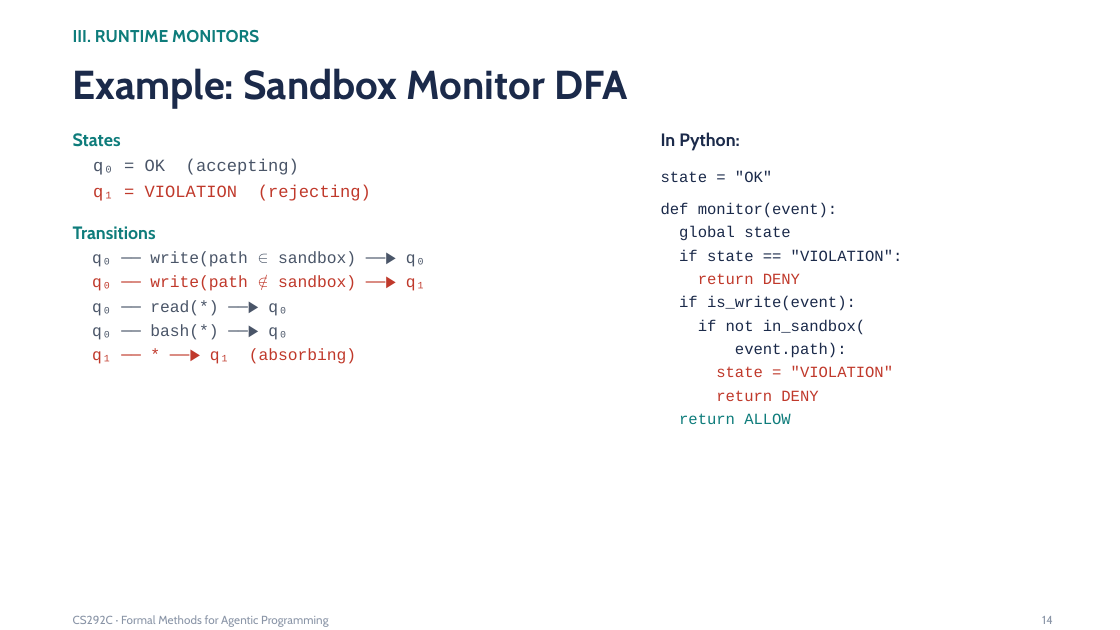
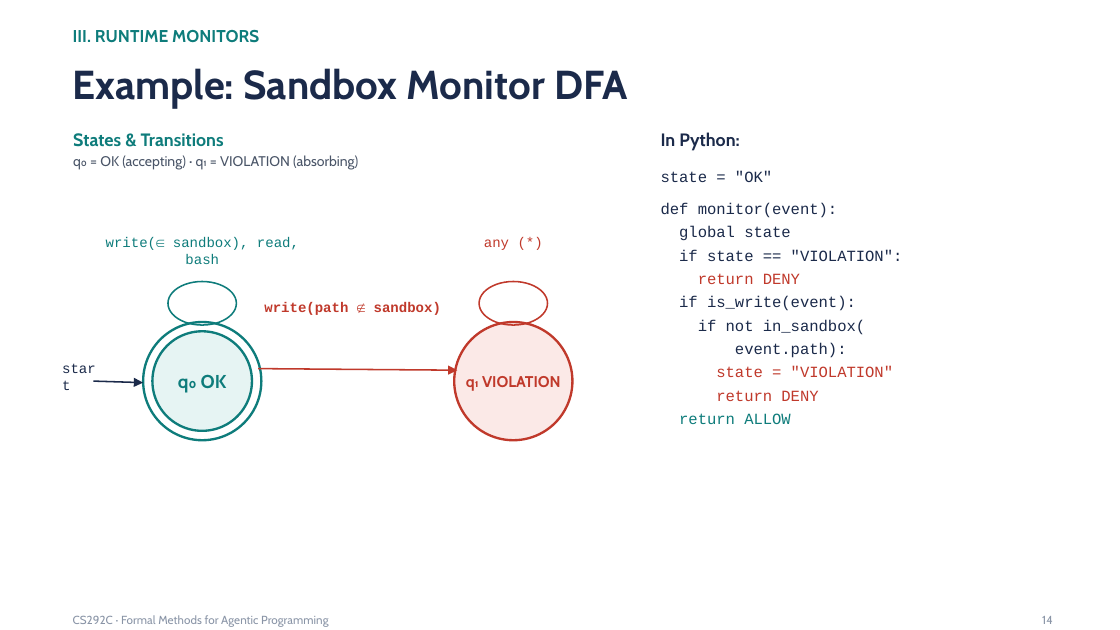
Before and after one commit to fredfeng/CS292C, a slide deck: slide 14 of lectures/lecture10.pptx. Drawn at 1120x630 pixels with LibreOffice and Linux fonts; fonts in the diff are those of the drawing. Boxes give left, top, right and bottom in pixels: in the first picture for what was removed or moved away, otherwise in the second. Text is boxed around its words. In the diff, an @@ line names an element or a change of style, - is before the commit and + after.

```diff
--- a/lectures/lecture10.pptx
+++ b/lectures/lecture10.pptx
@@ text at (73,133,358,170): text changed; size 10.5 to 9 pt; font Courier New to Cabin @@
-States
-q₀ = OK (accepting)
-q₁ = VIOLATION (rejecting)
-Transitions
-q₀ ── write(path ∈ sandbox) ──▶ q₀
-q₀ ── write(path ∉ sandbox) ──▶ q₁
-q₀ ── read(*) ──▶ q₀
-q₀ ── bash(*) ──▶ q₀
-q₁ ── * ──▶ q₁ (absorbing)
+States & Transitions
+q₀ = OK (accepting) · q₁ = VIOLATION (absorbing)
@@ text added at (106,237,299,264), 9 pt, text #0E7C7B @@
+write(∈ sandbox), read, bash
@@ text added at (484,239,509,250), 9 pt, text #C0392B @@
+any (*)
@@ ellipse added at (168,281,236,325), outline #0E7C7B 1 pt @@
@@ ellipse added at (479,281,548,325), outline #C0392B 1 pt @@
@@ ellipse added at (143,323,262,441), fill #FFFFFF, outline #0E7C7B 1.5 pt @@
@@ text added at (264,302,441,315), 9 pt, text #C0392B, bold @@
+write(path ∉ sandbox)
@@ ellipse added at (455,323,573,441), fill #FBE9E7, outline #C0392B 1.5 pt, 10 pt, text #C0392B, bold @@
+q₁ VIOLATION
@@ ellipse added at (152,332,252,431), fill #E6F4F3, outline #0E7C7B 1.5 pt, 12 pt, text #0E7C7B, bold @@
+q₀ OK
@@ text added at (63,360,97,379), 9 pt, text #1B2A4A @@
+start
@@ arrow added from (93, 381) to (143, 383), #1B2A4A 1 pt @@
@@ arrow added from (259, 368) to (457, 371), #C0392B 1 pt @@
```
Also in this commit, not shown: 5 other slides changed, 3 other files.
